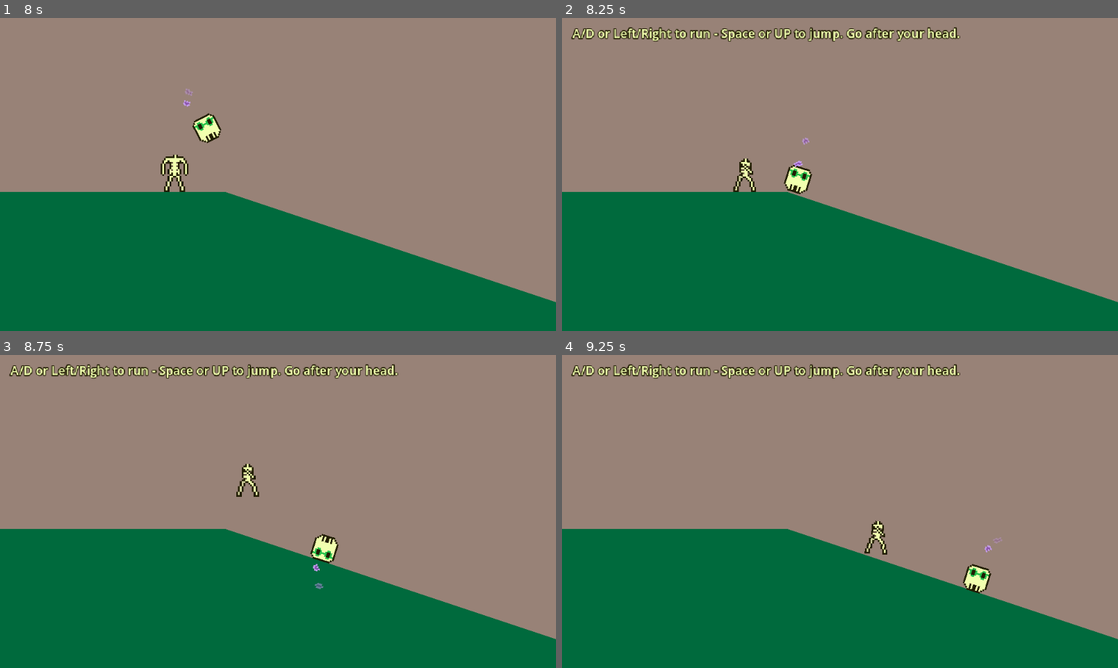
Above: before the commit, frames 1-4 (two rows, left to right).
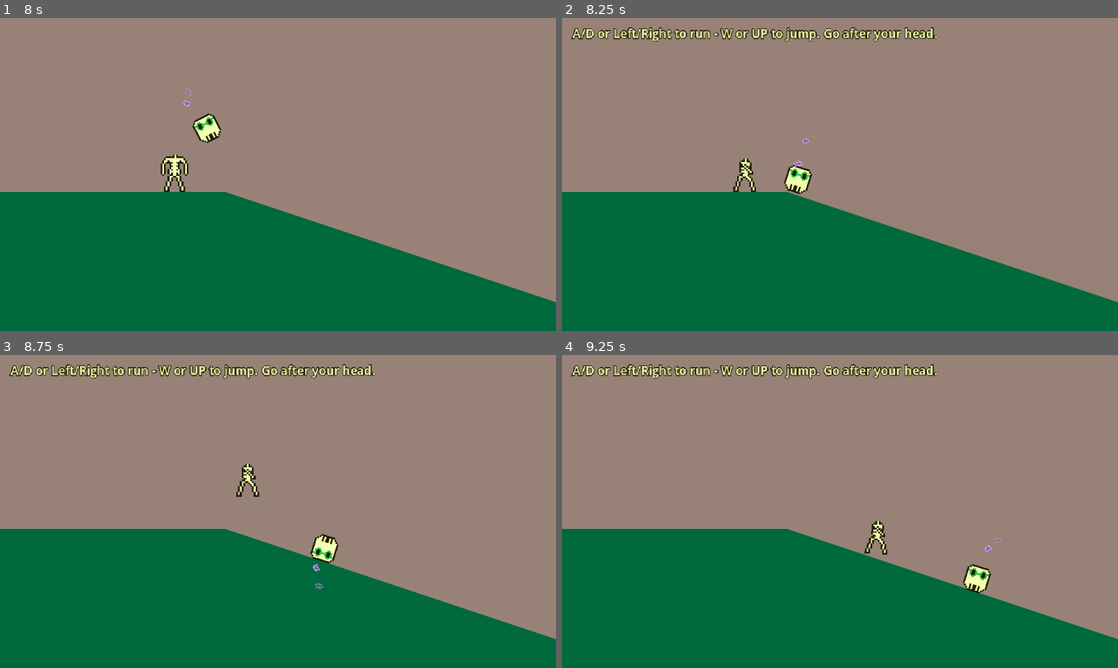
Above: after the commit, the same moments.

Repository: tucksravin/dont-lose-your-head
Game: Godot game, scene res://scenes/ui/title.tscn
The game is run twice, just before and just after one commit, with the same random seed, the same clock (stepped at 60 frames per second) and the same inputs.
Inputs:
- Up to frame 1 (8 s): click "Let the Intrusive Thoughts In" at 0.5 s; hold D (move_right) 1.28-2.78 s; tap W (jump) at 1.35, 1.52, 1.82, 2.27, 2.3, 2.57, 2.85, 3.77, 3.8, 4.07, 4.35, 4.52, 4.82, 5.27, 5.3, 5.57, 5.85, 6.77, 6.8, 7.07, 7.35, 7.52, 7.82 s; tap E (interact) every 1.5 s from 2.1 to 6.6 s; hold A (move_left) 2.78-3.53 s; hold D (move_right) 3.53-5.03 s; hold A (move_left) 5.03-5.78 s; hold D (move_right) 5.78-6.53 s; hold A (move_left) from 6.53 s (still down)
- Up to frame 2 (8.25 s): release A (move_left) at 8.03 s; hold D (move_right) from 8.03 s (still down); tap E (interact) at 8.1 s
- Up to frame 3 (8.75 s): keep holding D (move_right); tap W (jump) at 8.27, 8.3, 8.57 s
- Up to frame 4 (9.25 s): keep holding D (move_right); tap W (jump) at 8.85 s

Frame 1 is identical in both runs. In frame 2, 1.1% of the frame differs, in the area x 28-72%, y 2-8%; in frame 3, 1.1%; in frame 4, 1.1%.

Commit message:
Remove spacebar

Diff:
--- a/project.godot
+++ b/project.godot
@@ -52,8 +52,7 @@
 }
 jump={
 "deadzone": 0.2,
-"events": [Object(InputEventKey,"resource_local_to_scene":fa …(140 unchanged characters)… d":false,"keycode":0,"physical_keycode":32,"key_label":0,"unicode":32,"location":0,"echo":false,"script":null)
-, Object(InputEventKey,"resource_local_to_scene":false,"resource_name":"","device":-1,"window_id":0,"alt_pressed":false,"shift_pressed":false,"ctrl_pressed":false,"meta_pressed":false,"pressed":false,"keycode":0,"physical_keycode":87,"key_label":0,"unicode":119,"location":0,"echo":false,"script":null)
+"events": [Object(InputEventKey,"resource_local_to_scene":fa …(140 unchanged characters)… d":false,"keycode":0,"physical_keycode":87,"key_label":0,"unicode":119,"location":0,"echo":false,"script":null)
 , Object(InputEventKey,"resource_local_to_scene":false,"resource_name":"","device":-1,"window_id":0,"alt_pressed":false …(186 unchanged characters)…
 , Object(InputEventJoypadButton,"resource_local_to_scene":false,"resource_name":"","device":-1,"button_index":0,"pressure":0.0,"pressed":false,"script":null)
 ]
--- a/scenes/body/body.gd
+++ b/scenes/body/body.gd
@@ -7,7 +7,7 @@
 ## Multiply the walk axis. 1 = normal; −1 = left/right swapped (mirror day).
 ## Other days leave this at 1. Sprite still faces travel, not the key pressed.
 @export var move_sign: float = 1.0
-## When true, jump reads `move_down` (↓) instead of `jump` (↑ / Space / W).
+## When true, jump reads `move_down` (↓) instead of `jump` (↑ / W).
 ## Mirror day flips this with the head's look. Other days leave it false.
 @export var invert_vertical: bool = false
 ## Jump sounds, cycled in order (not random) each time the body jumps — set
--- a/scenes/days/day_workout.gd
+++ b/scenes/days/day_workout.gd
@@ -4,13 +4,13 @@
 ## Creep starts after pickup. Fail = sunset or kikis touching the head.
 ## Both WinConditions live on the swarm and fire when pressure hits 0.
 ##
-## Body is `is_scripted` while lifting so Space is mash, not hop
+## Body is `is_scripted` while lifting so the jump key is mash, not hop
 ## (body.gd ignores input in that mode). DayManager still owns fail / release.
 
 enum Phase { FIND_BAR, LIFT, DONE }
 
 @export var find_text: String = "Walk to the barbell and press E."
-@export var lift_text: String = "Mash Space — push the thoughts off your head."
+@export var lift_text: String = "Mash W or ↑ — push the thoughts off your head."
 
 @onready var body: CharacterBody2D = $Body
 @onready var instruction: Label = $Instruction
--- a/scenes/gameplay/barbell.gd
+++ b/scenes/gameplay/barbell.gd
@@ -66,7 +66,7 @@
 ## One lift stroke — plays `lifting` from the start so a mash reads as a pump.
 ## The clip loops in the sheet; `_on_visual_looped` parks on `with_body`
 ## after one squat→press so it does not run on its own. Called from the
-## day on each `jump` (Space / up).
+## day on each `jump` (W / up).
 func pump() -> void:
 	if not _held or visual == null:
 		return
--- a/scenes/intro/intro.tscn
+++ b/scenes/intro/intro.tscn
@@ -68,7 +68,7 @@
 theme_override_colors/font_outline_color = Color(0.1254902, 0.10980392, 0.007843138, 1)
 theme_override_constants/outline_size = 4
 theme_override_font_sizes/font_size = 14
-text = "A/D or Left/Right to run - Space or UP to jump. Go after your head."
+text = "A/D or Left/Right to run - W or UP to jump. Go after your head."
 
 [node name="FadeOverlay" type="CanvasLayer" parent="."]
 layer = 10
Not shown, changed: README.md
Not shown, changed: docs/CODEBASE.md
Not shown, changed: docs/DESIGN.md
Not shown, changed: journals/ben.md
